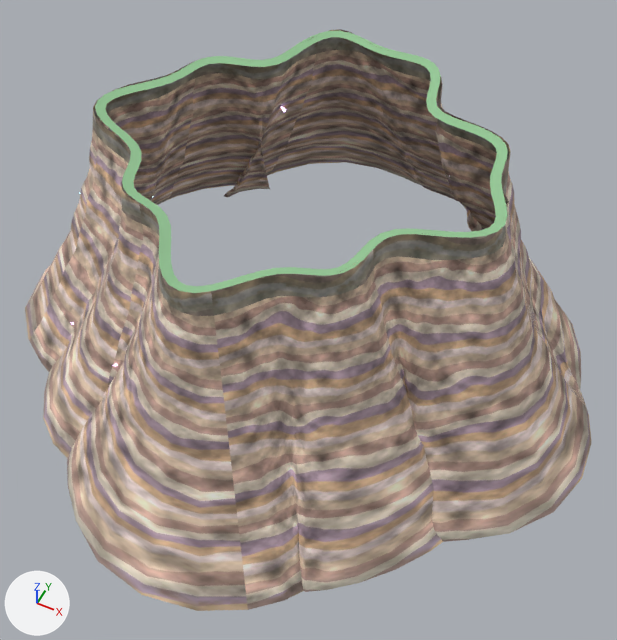
What one commit did to the glTF model design/world-fill/glb2/CliffWall_stack_08.glb.
The view is the same before and after, from a 50 mm camera at (178.0, -348.0, 445.0) aimed at (18.0, -28.0, 45.0). Arrows for +X, +Y and +Z are at lower left; the lights stay in place. The older version comes first. Vertices at exactly the same position are counted once.

The first picture shows 'CliffWall_stack_08-lip0', 'CliffWall_stack_08-rock0'.
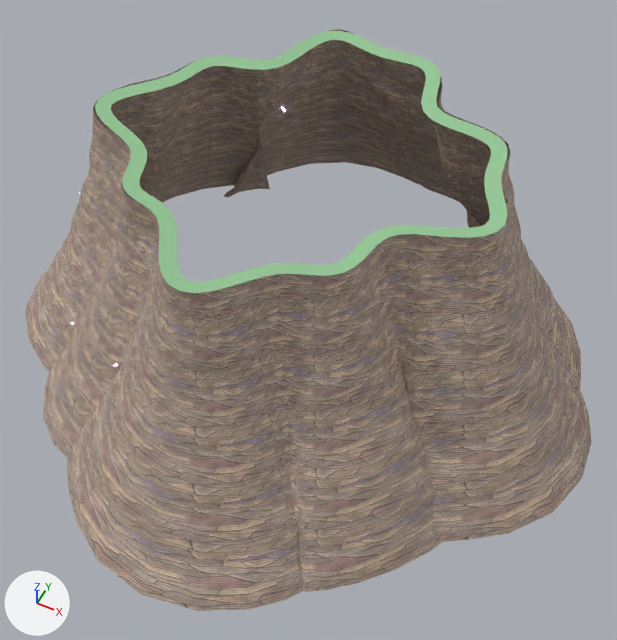
The change, as a diff of the scene's bpy script:
```diff
--- a/design/world-fill/glb2/CliffWall_stack_08.glb.py
+++ b/design/world-fill/glb2/CliffWall_stack_08.glb.py
@@ img_rock2_n @@
+img_rock2_n = load_image('rock2-n', '_unpacked/rock2-n', 1024, 1024, 'Non-Color')
@@ img_rock2 @@
+img_rock2 = load_image('rock2', '_unpacked/rock2', 1024, 1024, 'sRGB')
@@ mat_rock @@
 n0 = _N.new('ShaderNodeBsdfPrincipled'); n0.name = 'Principled BSDF'
 n2 = _N.new('ShaderNodeTexImage'); n2.name = 'Image Texture'
-n2.image = img_rock
+n2.image = img_rock2
+n3 = _N.new('ShaderNodeNormalMap'); n3.name = 'Normal Map'
+n3.uv_map = 'UVMap'
+n4 = _N.new('ShaderNodeTexImage'); n4.name = 'Image Texture.001'
+n4.image = img_rock2_n
 _L.new(n0.outputs[0], n1.inputs[0])  # 'BSDF' to 'Surface'
 _L.new(n2.outputs[0], n0.inputs[0])  # 'Color' to 'Base Color'
+_L.new(n3.outputs[0], n0.inputs[5])  # 'Normal' to 'Normal'
+_L.new(n4.outputs[0], n3.inputs[1])  # 'Color' to 'Color'
@@ me_cliffwall_stack_08_lip0 @@
 me_cliffwall_stack_08_lip0.from_pydata(...)  # 210 vertices, 210 faces; spans x -126.0..122.0, y -127.0..118.0, z 154.0..156.0
 # used by ob_cliffwall_stack_08_lip0; location = (0.0, 0.0, 0.0)
+# me_cliffwall_stack_08_lip0 part 1: 105 of 210 vertices moved; they spanned x -121.0..116.0, y -121.0..112.0, z 154.0 and now span x -118.0..113.0, y -118.0..109.0, z 154.0; mean shift (0.0, 0.0, 0.0); largest move (21.0, -104.0, 154.0) -> (19.0, -102.0, 154.0)
 me_cliffwall_stack_08_lip0.materials.append(mat_moss)
@@ me_cliffwall_stack_08_rock0 @@
 me_cliffwall_stack_08_rock0.from_pydata(...)  # 2520 vertices, 4830 faces; spans x -204.0..203.0, y -207.0..199.0, z -12.0..156.0
 # used by ob_cliffwall_stack_08_rock0; location = (0.0, 0.0, 0.0)
+# me_cliffwall_stack_08_rock0 part 2: texture (UV) coordinates of 4830 of 4830 faces, centred in x -202.0..201.0, y -203.0..197.0, z -10.0..153.0, changed; they spanned u 0.0..8.68, v 0.08..1.09 and now span u 0.0..26.03, v 0.0..5.58
 me_cliffwall_stack_08_rock0.materials.append(mat_rock)
```

Boxes [x1, y1, x2, y2] around the edits, measured in the pictures (617 x 640 px; the box of a moved part takes in the faces that stretch with it):
'CliffWall_stack_08-rock0', surface changed: [26, 40, 590, 611] in both
part 1 of me_cliffwall_stack_08_lip0, moved or reshaped: [96, 34, 508, 293] in both
